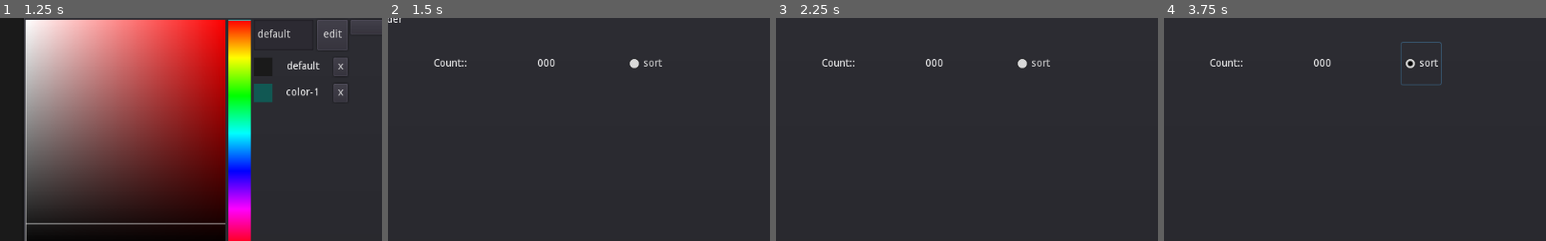
Above: before the commit, frames 1-4 (left to right).
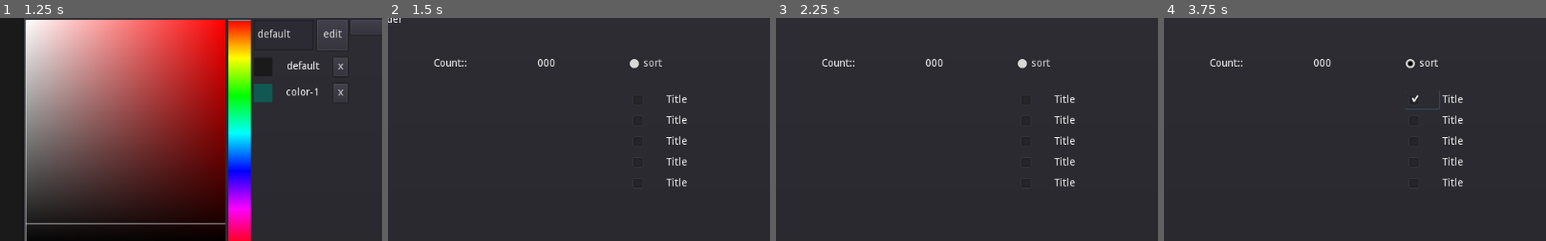
Above: after the commit, the same moments.

Repository: hpn33/manga-reader-by-godot-
Game: Godot game, scene res://scene/Main.tscn
The game is run twice, just before and just after one commit, with the same random seed, the same clock (stepped at 60 frames per second) and the same inputs.
Inputs (mouse positions are % of the whole screen's width and height, from its top left):
- Up to frame 1 (1.25 s): click "Color" at 0.5 s
- Up to frame 2 (1.5 s): click "Info" at 1.25 s
- Up to frame 3 (2.25 s): click "Refresh" at 2 s
- Up to frame 4 (3.75 s): click "sort" at 2.75 s; click (53, 30) at 3.52 s
The pictures show only the part of the screen within x 19-69%, y 11-61%; the shares and areas given below are measured in that part.

Frame 1 is identical in both runs. In frame 2, 0.5% of the frame differs, in the area x 72-79%, y 34-76%; in frame 3, 0.5%; in frame 4, 0.7%, in the area x 62-79%, y 10-76%.
Error in both runs: Invalid call. Nonexistent function '_get'. (res://autoload/AppSetting.gd:74)

Commit message:
sort list work
d&d
...

Diff:
--- a/autoload/manager.gd
+++ b/autoload/manager.gd
@@ -7,7 +7,7 @@
 }
 
 var ioutil := IOUtil.new()
-var setting :ImagesSetting
+var setting := ImagesSetting.new()
 
 var path := ''
 
@@ -15,7 +15,7 @@
 func open(_path):
 	# init
 	path = _path
-	setting = ImagesSetting.new(_path)
+	setting.be(_path)
 	ioutil.be(_path)
 
 	# if path exist set it
@@ -51,21 +51,24 @@
 
 
 func check_change():
-	var files :Dictionary= setting.files
+	var files :Array= setting.files
 
 #	var loc_names := []
 #	for n in ioutil.list_by_type('png|jpg'):
 #		loc_names.append(n.title)
 
-	var loc_files := {}
+	var loc_files := []
+	var index := 0
 	for n in ioutil.list_by_type('png|jpg'):
 
 		var item = {
+			id = index,
 			title = n.title,
 			type = n.type
 		}
 
-		loc_files[loc_files.size()] = item
+		loc_files.append(item)
+		index += 1
 
 
 	if files.empty():
@@ -79,7 +82,7 @@
 		var mach := true
 
 		for f in files:
-			if loc_files.values().find(f) == -1:
+			if loc_files.find(f) == -1:
 				mach = false
 				break
 
@@ -94,14 +97,18 @@
 
 func set_sort():
 
-	var sort :Dictionary= setting.sort
+	var sort :Array= setting.sort
 
 	if sort.empty():
 
-		sort = setting.files.duplicate()
+		for file in setting.files:
 
-		for index in sort:
-			sort[index]['visiable'] = true
+			var item := {
+				id = file.id,
+				visiable = true
+			}
+
+			sort.append(item)
 
 		save('sort', sort)
 
@@ -121,10 +128,10 @@
 #	return array
 
 
-func files() -> Dictionary:
+func files() -> Array:
 	return setting.files
 
-func sort_list() -> Dictionary:
+func sort_list() -> Array:
 	return setting.sort
 
 
--- a/object/InfoPanel/InfoPanel.gd
+++ b/object/InfoPanel/InfoPanel.gd
@@ -11,6 +11,8 @@
 onready var visible_label := $VBoxContainer/HBoxContainer/VBoxContainer2/HBoxContainer/VisibleCount
 
 """
+
+* auto save button
 
 # buttons
 - button for saving sort_list
@@ -49,13 +51,13 @@
 
 
 
-func show_local_files(files: Dictionary):
+func show_local_files(files):
 	for child in vbox_local_file.get_children():
 		vbox_local_file.remove_child(child)
 
-	for index in files:
+	for file in files:
 		var label = Label.new()
-		label.text = files[index].title
+		label.text = file.title
 
 
 		vbox_local_file.add_child(label)
@@ -69,10 +71,12 @@
 	path_label.text = manager.path
 
 
-func show_sort_list(list:Dictionary):
+func show_sort_list(list):
 
-	for index in list:
-		var label = Label.new()
-		label.text = list[index].title
+	vbox_sort_list.refresh(list)
 
-		vbox_sort_list.add_child(label)
+#	for item in list.values():
+#		var label = Label.new()
+#		label.text = item.title
+#
+#		vbox_sort_list.add_child(label)
--- a/object/InfoPanel/InfoPanel.tscn
+++ b/object/InfoPanel/InfoPanel.tscn
@@ -1,9 +1,10 @@
-[gd_scene load_steps=5 format=2]
+[gd_scene load_steps=6 format=2]
 
 [ext_resource path="res://object/InfoPanel/Tree.gd" type="Script" id=1]
 [ext_resource path="res://object/InfoPanel/InfoPanel.gd" type="Script" id=2]
 [ext_resource path="res://object/InfoPanel/SortList.gd" type="Script" id=3]
 [ext_resource path="res://object/InfoPanel/buttongroup.tres" type="ButtonGroup" id=4]
+[ext_resource path="res://object/InfoPanel/SortItem/SortItem.tscn" type="PackedScene" id=5]
 
 [node name="InfoPanel" type="PopupPanel"]
 anchor_right = 1.0
@@ -225,4 +226,38 @@
 size_flags_horizontal = 3
 size_flags_vertical = 3
 script = ExtResource( 3 )
+
+[node name="SortItem" parent="VBoxContainer/HBoxContainer/VBoxContainer2/MarginContainer/ScrollContainer/SortList" instance=ExtResource( 5 )]
+anchor_right = 0.0
+anchor_bottom = 0.0
+margin_right = 466.0
+margin_bottom = 24.0
+
+[node name="SortItem2" parent="VBoxContainer/HBoxContainer/VBoxContainer2/MarginContainer/ScrollContainer/SortList" instance=ExtResource( 5 )]
+anchor_right = 0.0
+anchor_bottom = 0.0
+margin_top = 28.0
+margin_right = 466.0
+margin_bottom = 52.0
+
+[node name="SortItem3" parent="VBoxContainer/HBoxContainer/VBoxContainer2/MarginContainer/ScrollContainer/SortList" instance=ExtResource( 5 )]
+anchor_right = 0.0
+anchor_bottom = 0.0
+margin_top = 56.0
+margin_right = 466.0
+margin_bottom = 80.0
+
+[node name="SortItem4" parent="VBoxContainer/HBoxContainer/VBoxContainer2/MarginContainer/ScrollContainer/SortList" instance=ExtResource( 5 )]
+anchor_right = 0.0
+anchor_bottom = 0.0
+margin_top = 84.0
+margin_right = 466.0
+margin_bottom = 108.0
+
+[node name="SortItem5" parent="VBoxContainer/HBoxContainer/VBoxContainer2/MarginContainer/ScrollContainer/SortList" instance=ExtResource( 5 )]
+anchor_right = 0.0
+anchor_bottom = 0.0
+margin_top = 112.0
+margin_right = 466.0
+margin_bottom = 136.0
 [connection signal="pressed" from="VBoxContainer/MarginContainer/HBoxContainer/HBoxContainer/Refresh" to="." method="refresh"]
--- /dev/null
+++ b/object/InfoPanel/SortItem/SortItem.gd
@@ -0,0 +1,38 @@
+extends HBoxContainer
+class_name SortItem
+
+
+onready var title = $Title
+onready var check = $Check
+
+var this := true
+var id := 0
+
+
+func init(_id, _title, visiable):
+
+	id = _id
+
+	title.text = _title
+	check.pressed = visiable
+
+
+func get_drag_data(position):
+
+	var preview = Label.new()
+	preview.text = title.text
+	set_drag_preview(preview) # not necessary
+
+	return get_position_in_parent()
+
+
+func can_drop_data(position, data):
+	return typeof(data) == TYPE_INT
+
+
+func drop_data(position, item): # end drag
+	get_parent().move_item(item, get_position_in_parent())
+
+
+func _on_Check_pressed():
+	get_parent().update_item(get_position_in_parent(), check.pressed)
--- /dev/null
+++ b/object/InfoPanel/SortItem/SortItem.tscn
@@ -0,0 +1,29 @@
+[gd_scene load_steps=2 format=2]
+
+[ext_resource path="res://object/InfoPanel/SortItem/SortItem.gd" type="Script" id=1]
+
+[node name="SortItem" type="HBoxContainer"]
+anchor_right = 1.0
+anchor_bottom = 1.0
+script = ExtResource( 1 )
+__meta__ = {
+"_edit_use_anchors_": false
+}
+
+[node name="Check" type="CheckBox" parent="."]
+margin_right = 102.0
+margin_bottom = 600.0
+size_flags_horizontal = 3
+__meta__ = {
+"_edit_use_anchors_": false
+}
+
+[node name="Title" type="Label" parent="."]
+margin_left = 106.0
+margin_top = 293.0
+margin_right = 1024.0
+margin_bottom = 307.0
+size_flags_horizontal = 3
+size_flags_stretch_ratio = 9.0
+text = "Title"
+[connection signal="pressed" from="Check" to="." method="_on_Check_pressed"]
--- a/object/InfoPanel/SortList.gd
+++ b/object/InfoPanel/SortList.gd
@@ -1,80 +1,66 @@
 extends VBoxContainer
 
 
-var list := GMap.new()
+onready var sort_item = preload("res://object/InfoPanel/SortItem/SortItem.tscn")
 
-func _ready():
-	share.add_hook('local_files', self, 'refresh')
 
-	refresh()
+var list := []
 
-func refresh(local_files = list):
+
+#func _ready():
+#	share.add_hook('local_files', self, 'refresh')
+
+#	refresh()
+
+func refresh(_list = list):
 
 	clear()
 
-	if not local_files is GMap:
-		list.clear()
-
-		for i in local_files.size():
-			list.append(str(i), local_files[i])
+	list = _list
 
 
-#	var root = create_item()
-#	root.set_text(0, 'sort')
-#
-#	for item in list.to_iterator():
-#		var child = create_item(root)
-#		child.set_text(0, item[0])
-#		child.set_text(1, item[1])
+
+	var id := 0
+	var title := ''
+	var visiable := true
+
+	for item in _list:
+		var new = sort_item.instance()
+
+		add_child(new)
+
+		id = item.id
+		visiable = item.visiable
+
+		for file in manager.files():
+			if id == file.id:
+				title = file.title
+
+
+		new.init(id, title, visiable)
 
 
 
 
 
-func get_drag_data(position): # begin drag
-
-	var preview = Label.new()
-#	preview.text = get_selected().get_text(1)
-	set_drag_preview(preview) # not necessary
-
-#	return get_selected() # TreeItem
 
 
-func can_drop_data(position, data):
-	return data is TreeItem # you shall not pass!
+func move_item(from, to):
+
+	list.insert(to + 1, list[from])
+
+	list.remove(from)
+
+	manager.save('sort', list)
+
+	refresh()
 
 
-func drop_data(position, item): # end drag
-#	var to_item = get_item_at_position(position)
-#	var shift = get_drop_section_at_position(position)
-	# shift == 0 if dropping on item, -1, +1 if in between
+func update_item(index, visiable):
 
-#	moved(item, to_item, shift)
-	pass
+	list[index].visiable = visiable
 
-
-
-#func moved(item, to_item, shift):
-#
-#
-#	var from_id :String= item.get_text(0)
-#	var from_title :String= item.get_text(1)
-#
-#	var item_pos = list.find(from_id)
-#
-#
-##	var to_id = to_item.get_text(0)
-##	var to_title = to_item.get_text(1)
-#
-#	var to_item_pos = list.find(to_id)
-#
-#
-#	list.insert(to_item_pos + 1, from_id, from_title)
-#
-#	var offset = 1 if item_pos > to_item_pos else 0
-#	list.remove_at(item_pos + offset)
-#
-#	refresh()
+	manager.save('sort', list)
 
 
 func clear():
--- a/project.godot
+++ b/project.godot
@@ -69,6 +69,11 @@
 "language": "GDScript",
 "path": "res://autoload/SharePoint.gd"
 }, {
+"base": "HBoxContainer",
+"class": "SortItem",
+"language": "GDScript",
+"path": "res://object/InfoPanel/SortItem/SortItem.gd"
+}, {
 "base": "Node",
 "class": "State",
 "language": "GDScript",
@@ -92,6 +97,7 @@
 "ImagesSetting": "",
 "Manager": "",
 "SharePoint": "",
+"SortItem": "",
 "State": "",
 "StateMachine": ""
 }
--- a/script/ImagesSetting.gd
+++ b/script/ImagesSetting.gd
@@ -7,20 +7,32 @@
 
 var ioutil := IOUtil.new()
 
-func _init(_path):
+func _init():
+#	path = _path + '/' + CONFIG_PATH + '/' + CONFIG_FILE
+#
+#	default = {
+#		files = [],
+#		sort = []
+#	}
+	be()
+
+
+func be(_path = path):
 
 	path = _path + '/' + CONFIG_PATH + '/' + CONFIG_FILE
 
 	default = {
-		files = {},
-		sort = {}
+		files = [],
+		sort = []
 	}
-
 
 	ioutil.be(_path)
 
 
 func active():
+	if path == '':
+		return
+
 	# if not exist(config folder) make it
 	if not ioutil.dir_exists(CONFIG_PATH):
 		ioutil.make_dir(CONFIG_PATH)
